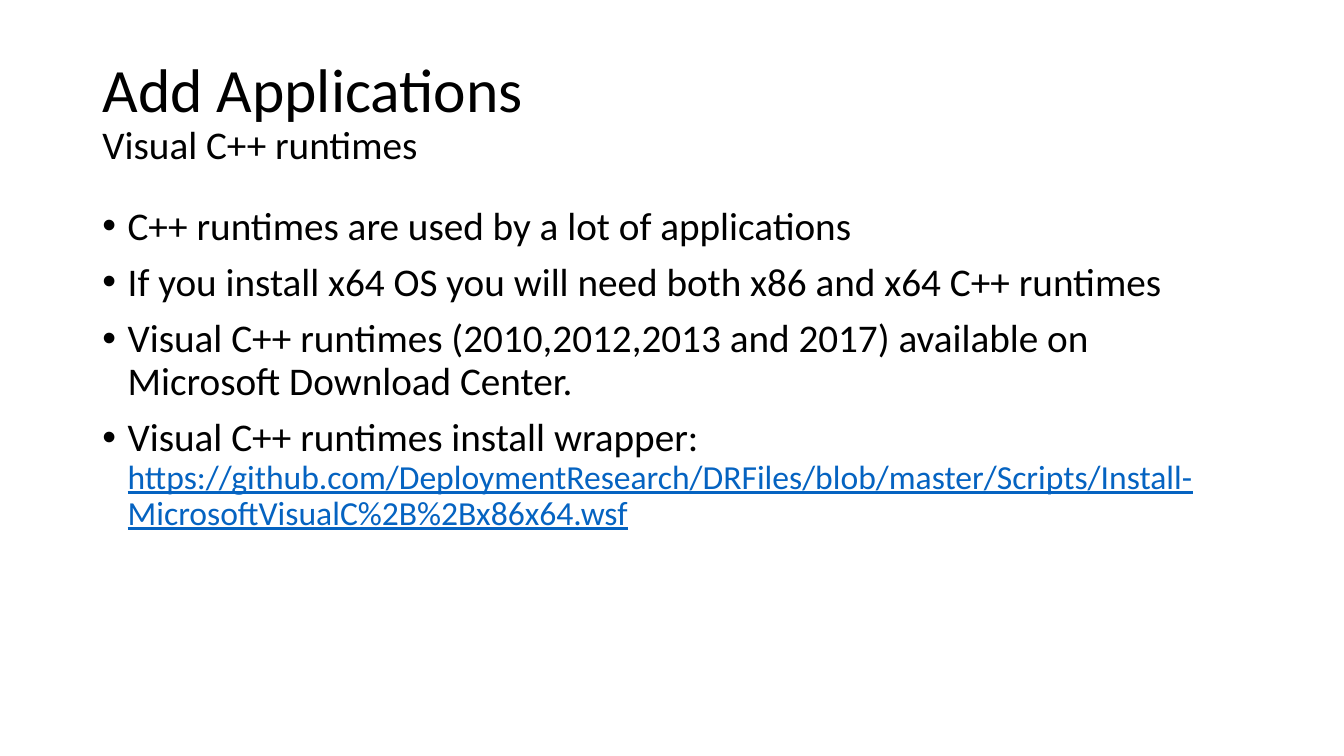
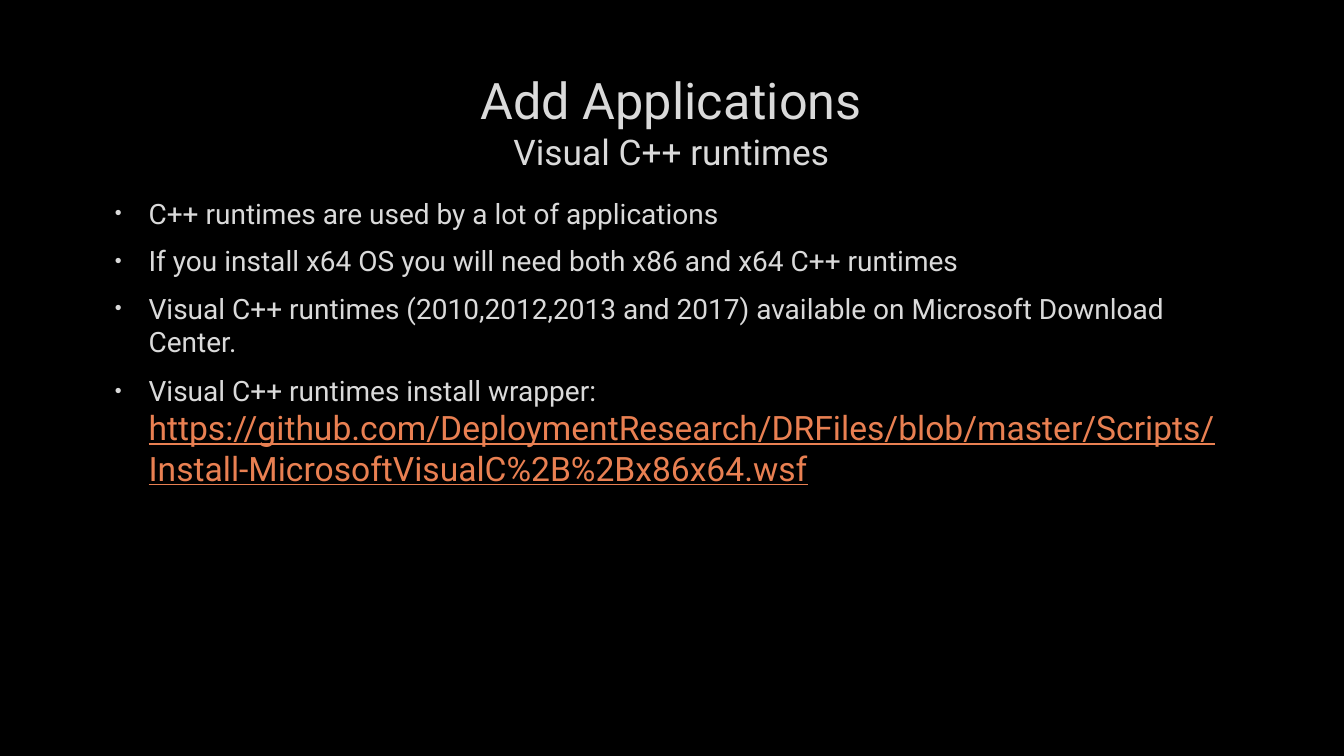
Before and after one commit to fydexx/HECC-2018, a slide deck: slide 7 of Part_01/Section02.pptx. Drawn at 1344x756 pixels with LibreOffice and Linux fonts; fonts in the diff are those of the drawing; background and template pictures are left out. Boxes give left, top, right and bottom in pixels: in the first picture for what was removed or moved away, otherwise in the second. Text is boxed around its words. In the diff, an @@ line names an element or a change of style, - is before the commit and + after.

```diff
--- a/Part_01/Section02.pptx
+++ b/Part_01/Section02.pptx
@@ background #FFFFFF to picture (left out) @@
@@ title "Add Applications Visual C++ runtimes": place and size @@
-title "Add Applications Visual C++ runtimes" at bbox=[102, 69, 523, 160]
+title "Add Applications Visual C++ runtimes" at bbox=[481, 81, 862, 166]
@@ title "Add Applications Visual C++ runtimes" at bbox=[481, 81, 862, 166]: size 44 to 36 pt in "Add Applications"; size 28 to 25.2 pt in "Visual C++ runtimes"; font Calibri to Roboto, text colour #000000 to #DADADA, letter outline none to #404040 0.75 pt; alignment left to centre; line spacing 0.9 to 1 @@
@@ text "C++ runtimes are used by ...": place and size @@
-text "C++ runtimes are used by ..." at bbox=[128, 212, 1193, 530]
+text "C++ runtimes are used by ..." at bbox=[149, 202, 1215, 485]
@@ text "C++ runtimes are used by ..." at bbox=[149, 202, 1215, 485]: size 28 to 20 pt, text colour #000000 to #DADADA in "C++ runtimes are used by a lot ...", "If you install x64 OS you will ...", "Visual C++ runtimes (2010,2012,2013 and 2017) available ...", "Visual C++ runtimes install wrapper:"; font Calibri to Roboto, letter outline none to #404040 0.75 pt; text colour #0563C1 to #E98052 in "https://github.com/DeploymentResearch/DRFiles/blob/master/Sc ..."; indent changed; line spacing 0.9 to 1 @@
```
Also in this commit, not shown: 29 other slides changed.
